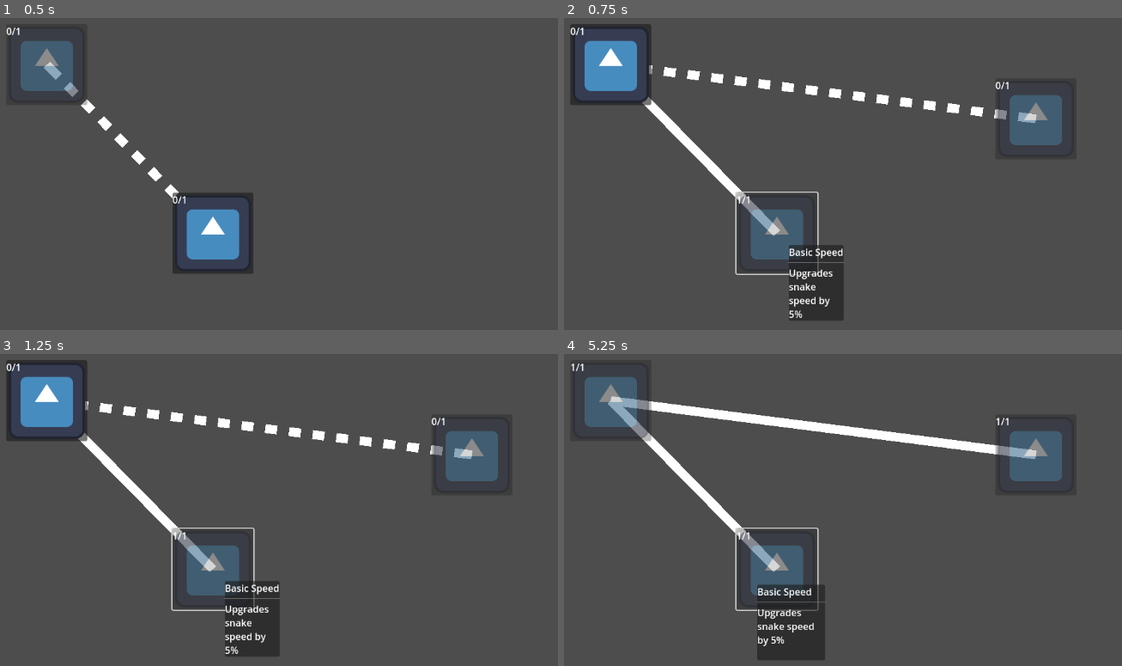
Above: before the commit, frames 1-4 (two rows, left to right).
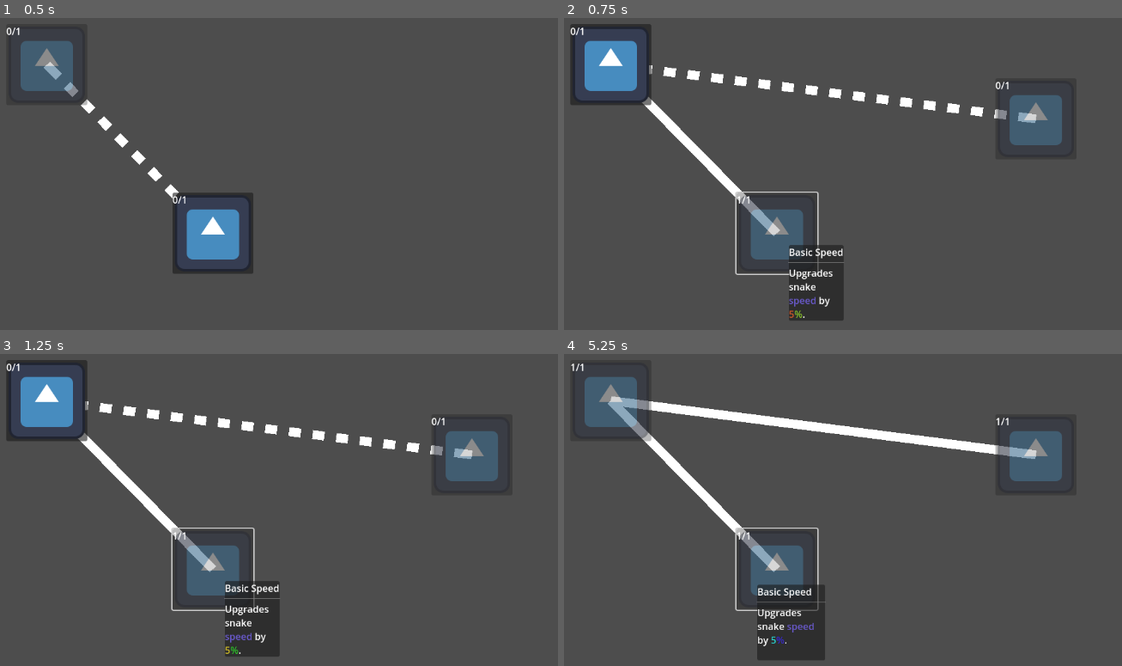
Above: after the commit, the same moments.

Repository: tylercchase/gmtk-2025
Game: Godot game, scene res://src/menus/upgrade/upgrade_menu.tscn
The game is run twice, just before and just after one commit, with the same random seed, the same clock (stepped at 60 frames per second) and the same inputs. This scene is started directly instead of the project's main scene. The engine's default icon, where the game draws it, is replaced by a stand-in: a white triangle on a blue panel in a dark square.
Inputs (mouse positions are in pixels of both pictures, inside the frame that each line leads up to):
- Up to frame 1 (0.5 s): no input
- Up to frame 2 (0.75 s): click "test" at 0.5 s
- Up to frame 3 (1.25 s): no input
- Up to frame 4 (5.25 s): click "test" at 1.25 s; click "test" at 2 s; tap Enter at 2.75, 4.25 s; move the mouse to (932, 475) at 2.77 s; hold D (move_right) 2.78-3.53 s; click (932, 475) at 2.85 s; tap Space at 3.5, 5 s; move the mouse to (642, 516) at 3.52 s; hold A (move_left) 3.53-4.28 s; click (642, 516) at 3.6 s; move the mouse to (848, 410) at 4.27 s; hold D (move_right) from 4.28 s (still down); click (848, 410) at 4.35 s; move the mouse to (748, 572) at 5.02 s; click (748, 572) at 5.1 s

Frame 1 is identical in both runs. In frame 2, 0.1% of the frame differs, in the area x 40-46%, y 89-97%; in frame 3, 0.1%; in frame 4, 0.1%.

Commit message:
style: enable upgrade tooltip formatting

Diff:
--- a/src/menus/tooltip/upgrade_tooltip.tscn
+++ b/src/menus/tooltip/upgrade_tooltip.tscn
@@ -24,5 +24,6 @@
 
 [node name="RichTextLabel" type="RichTextLabel" parent="VBoxContainer"]
 layout_mode = 2
+bbcode_enabled = true
 fit_content = true
 scroll_active = false
--- a/src/upgrades/upgrades/resources/basic_speed.tres
+++ b/src/upgrades/upgrades/resources/basic_speed.tres
@@ -9,7 +9,7 @@
 amount = 1.05
 type = 2
 name = "Basic Speed"
-description = "Upgrades snake speed by 5%"
+description = "Upgrades snake [color=slate_blue]speed[/color] by [rainbow speed=0.2]5%[/rainbow]."
 id = "basic-speed"
 purchase_prices = Array[int]([5])
 requirements = Array[ExtResource("1_3w3fe")]([])
